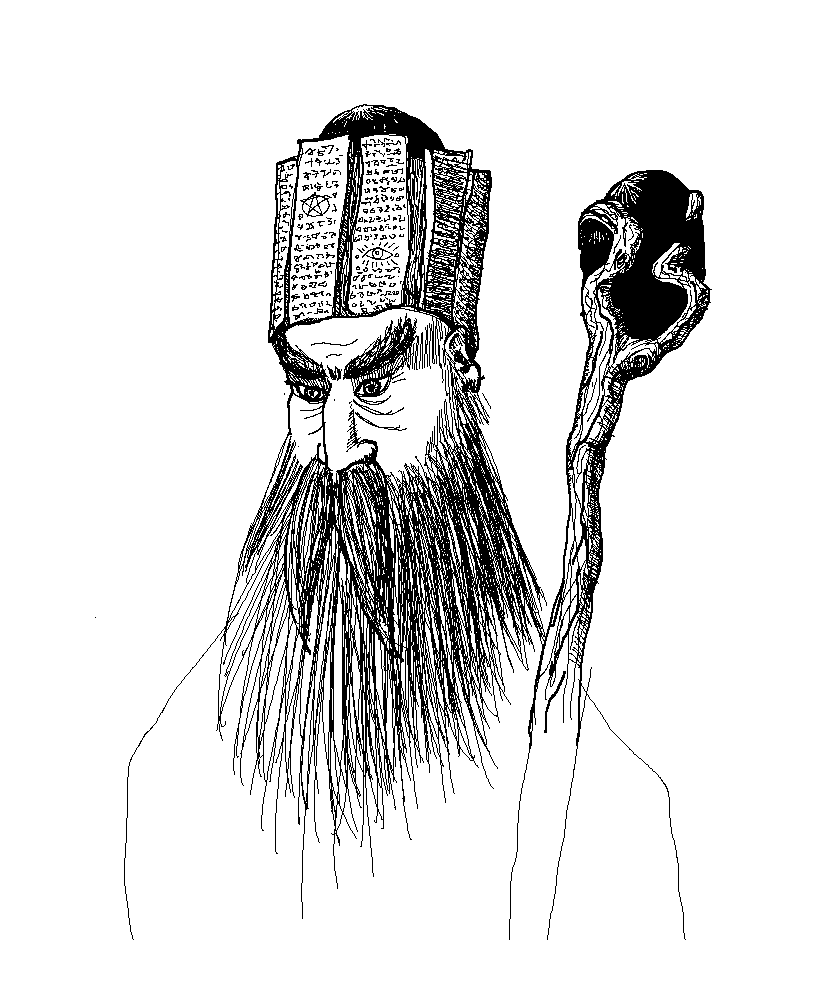
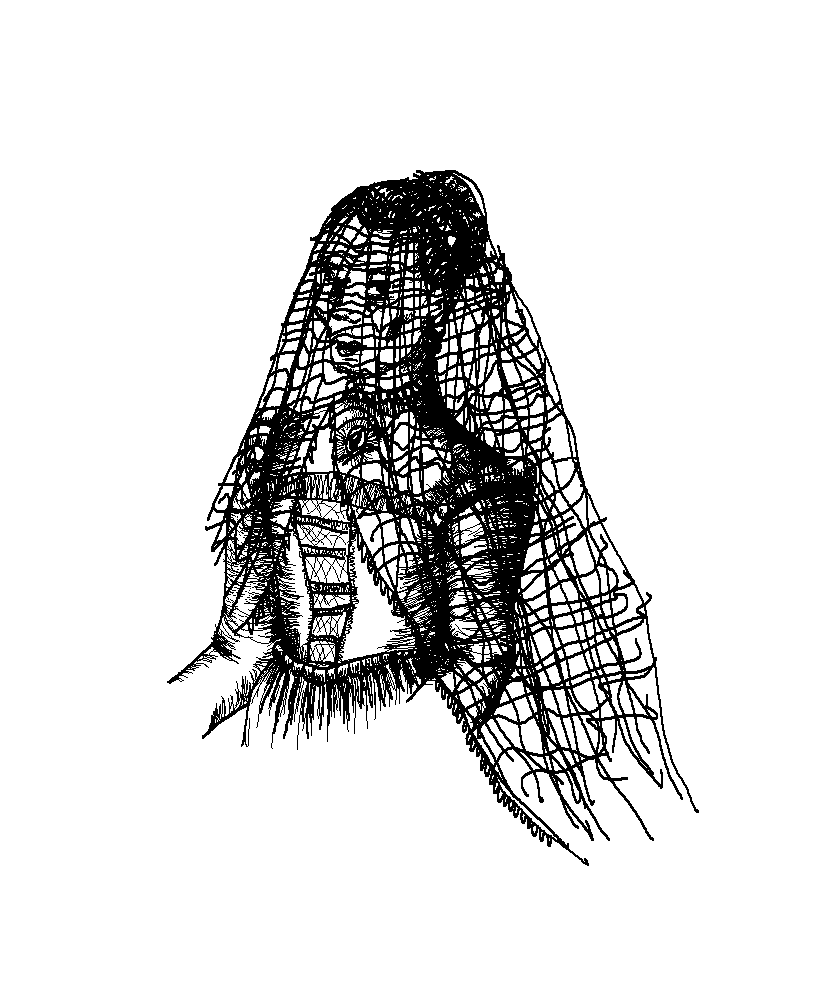
Layered file, before and after one edit (832x1000). Changes by layer:
showed group "Widow" (2 layers) over [166, 170, 699, 866]
hid group "Wizard" (4 layers) over [95, 104, 712, 940]
